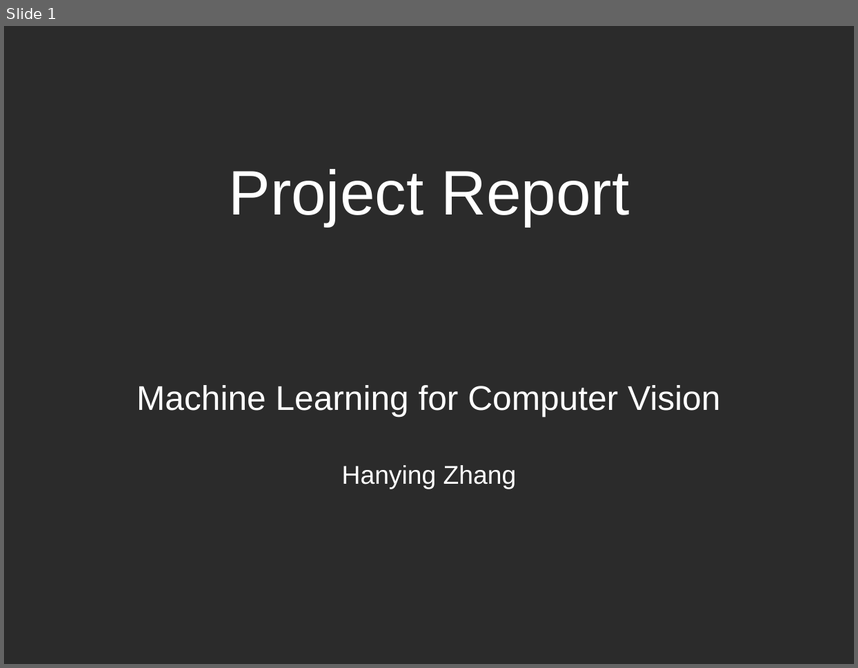
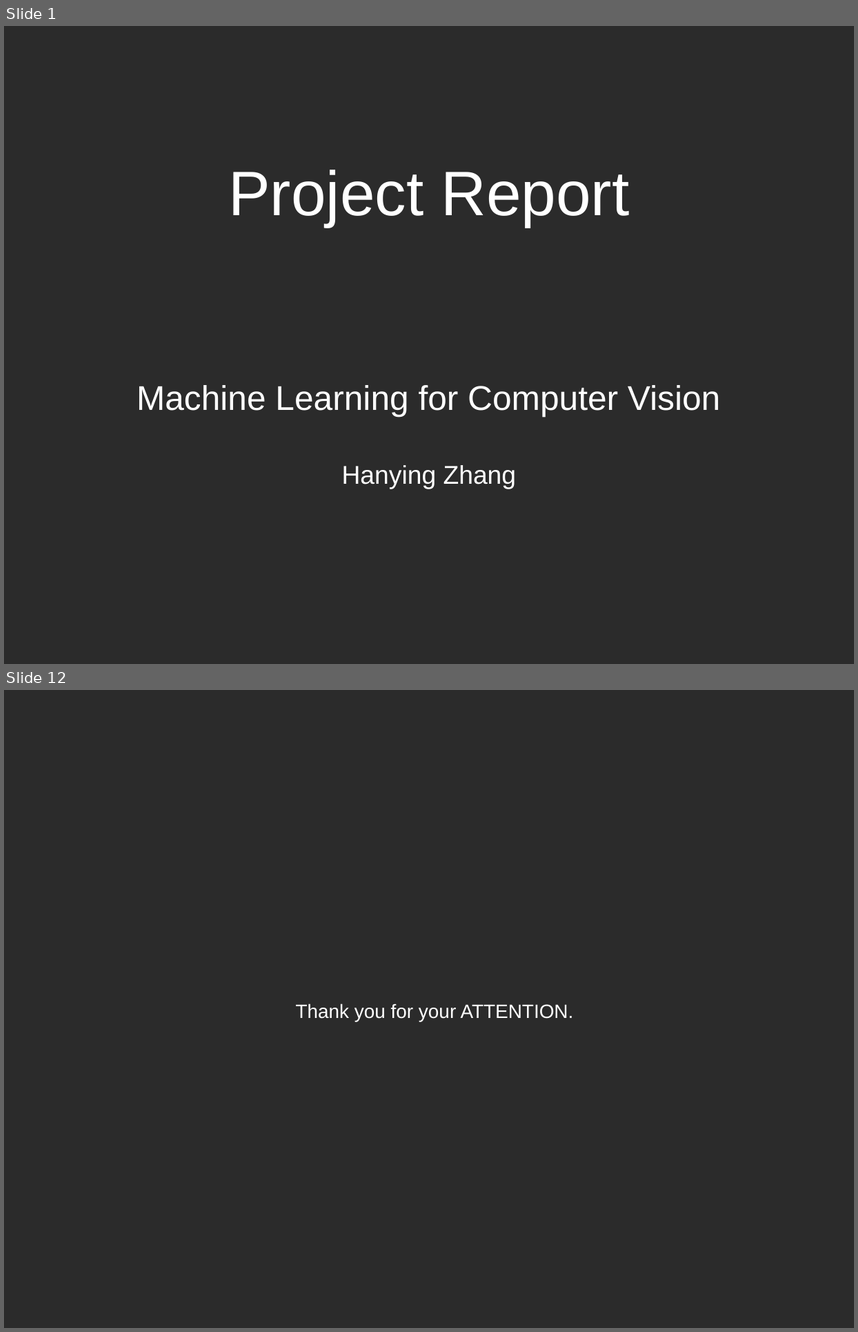
Before and after one commit to runnphoenix/ViT-experiment, a slide deck: report/report.pptx. Shown one above the other, each under a label of ours: slide 1 before the commit, slides 1 and 12 after it; the slides between them are not shown. The pictures are 858x668 and 858x1332 pixels, drawn with LibreOffice and Linux fonts; fonts in the diff are those of the drawing; background and template pictures are left out; a plain dark background stands for a picture behind light text. Boxes give left, top, right and bottom in pixels: in the first picture for what was removed or moved away, otherwise in the second. Text is boxed around its words. In the diff, an @@ line names an element or a change of style, - is before the commit and + after.

```diff
--- a/report/report.pptx
+++ b/report/report.pptx
@@ slide 12 added at (4, 690, 854, 1328), background picture (left out) @@
@@ text added at (296, 1003, 574, 1021), 18 pt, text #FFFFFF @@
+Thank you for your ATTENTION.
```
Also in this commit, not shown: 1 slide changed, 9 other slides added, 1 slide removed, 5 other files.
